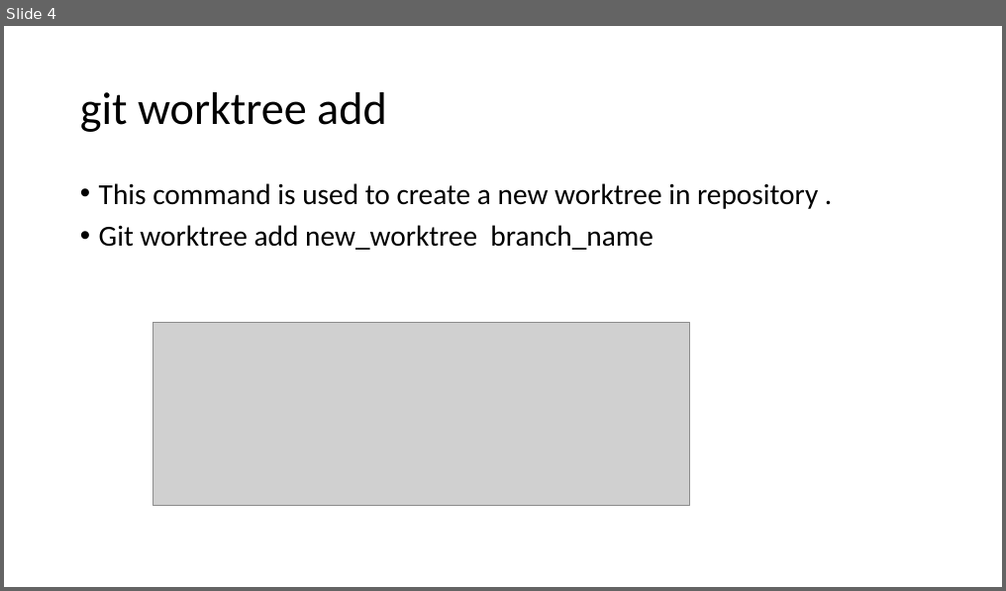
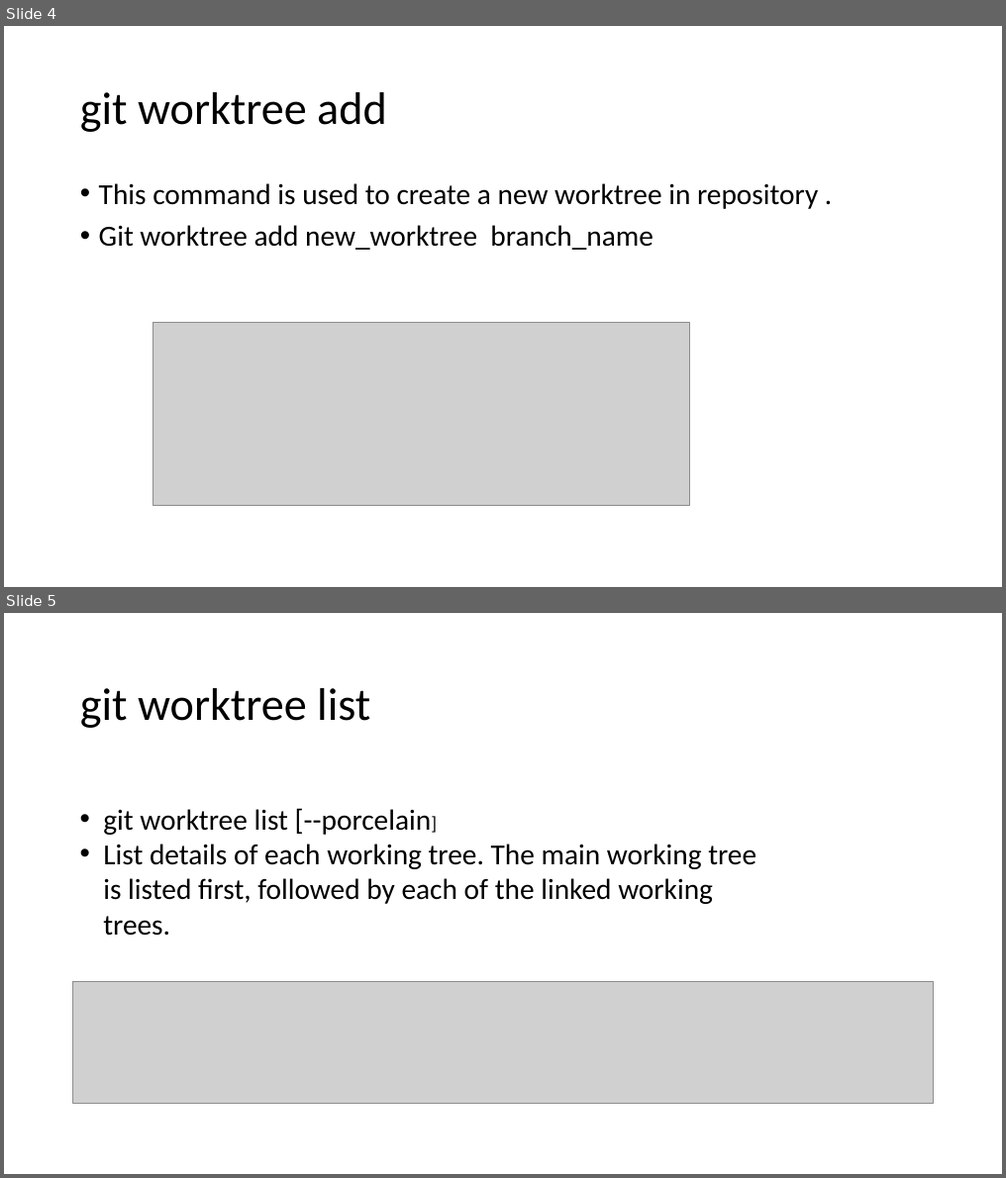
Before and after one commit to Bhavya-verma-knoldus/Git-group-assignment, a slide deck: git_worktree.pptx. Shown one above the other, each under a label of ours: slide 4 before the commit, slides 4 and 5 after it. The pictures are 1006x591 and 1006x1178 pixels, drawn with LibreOffice and Linux fonts; fonts in the diff are those of the drawing; grey boxes stand for pictures. Boxes give left, top, right and bottom in pixels: in the first picture for what was removed or moved away, otherwise in the second. Text is boxed around its words. In the diff, an @@ line names an element or a change of style, - is before the commit and + after.

```diff
--- a/git_worktree.pptx
+++ b/git_worktree.pptx
@@ slide 5 added at <box>4,613,1002,1174</box>, background #FFFFFF @@
@@ title added at <box>80,688,370,728</box>, 44 pt, text #000000 @@
+git worktree list
@@ text added at <box>103,808,756,936</box>, 28 pt, text #000000 @@
+• git worktree list [--porcelain]
+• List details of each working tree. The main working tree is listed first, followed by each of the linked working trees.
@@ picture added at <box>73,981,934,1103</box> @@
```
Also in this commit, not shown: 1 slide removed.
